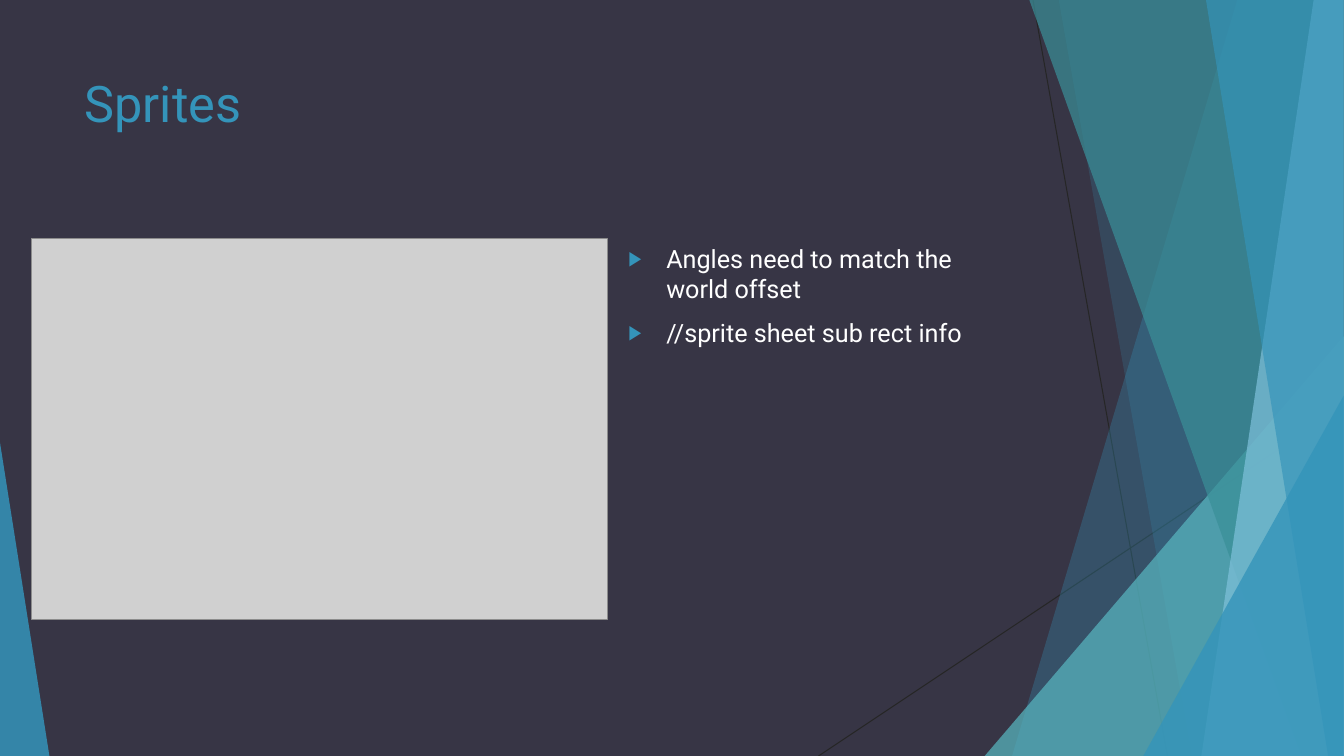
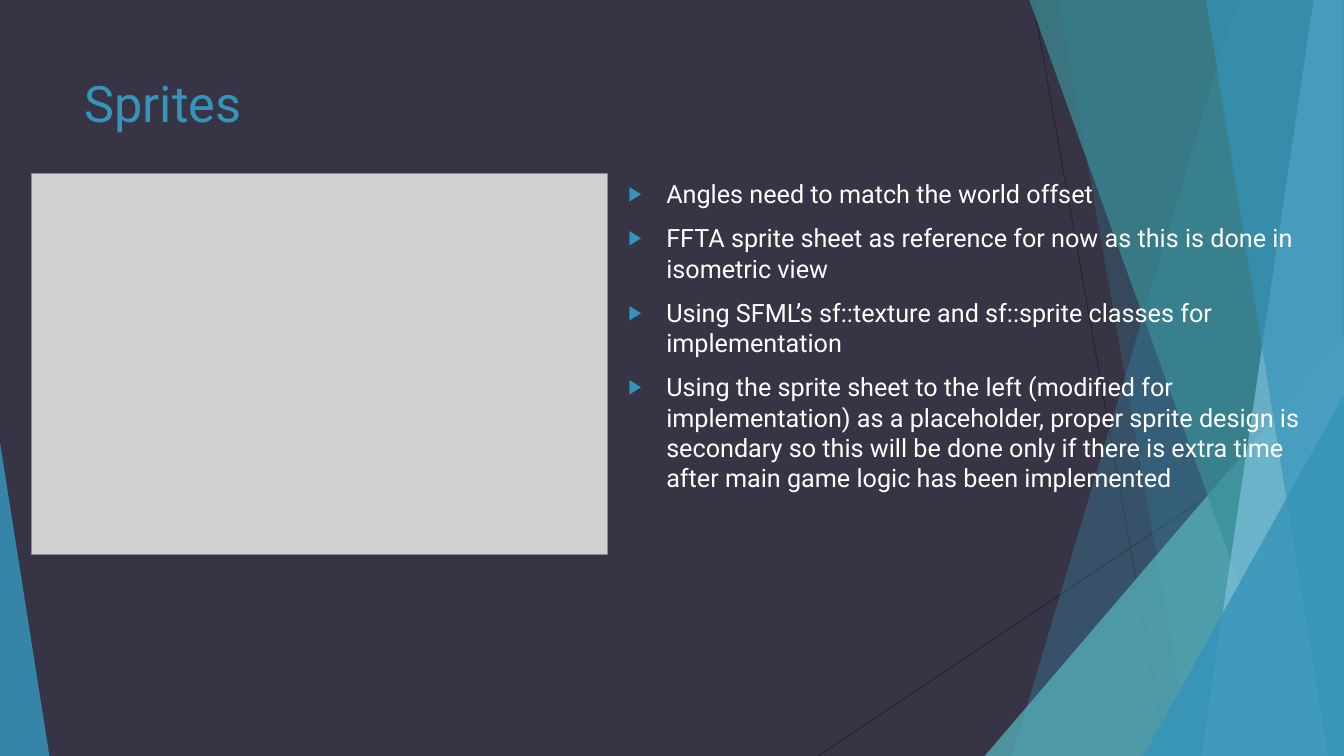
Before and after one commit to Steveo5/OneContribution, a slide deck: slide 5 of presentation.pptx. Drawn at 1344x756 pixels with LibreOffice and Linux fonts; fonts in the diff are those of the drawing; grey boxes stand for pictures. Boxes give left, top, right and bottom in pixels: in the first picture for what was removed or moved away, otherwise in the second. Text is boxed around its words. In the diff, an @@ line names an element or a change of style, - is before the commit and + after.

Commit message:
Add files via upload
added some pretty pictars, info about sprites, characters, enemies, bosses, worlds, and combat. Changer initial concept image to scan of initial writeup

```diff
--- a/presentation.pptx
+++ b/presentation.pptx
@@ picture: place and size @@
-picture at <box>32,238,608,619</box>
+picture at <box>32,173,608,555</box>
@@ text "Angles need to match the ...": place and size @@
-text "Angles need to match the ..." at <box>666,249,962,347</box>
+text "Angles need to match the ..." at <box>666,184,1299,493</box>
@@ text at <box>666,224,1299,493</box>: text changed @@
-▶ //sprite sheet sub rect info
+▶ FFTA sprite sheet as reference for now as this is done in isometric view
+▶ Using SFML’s sf::texture and sf::sprite classes for implementation
+▶ Using the sprite sheet to the left (modified for implementation) as a placeholder, proper sprite design is secondary so this will be done only if there is extra time after main game logic has been implemented
```
Also in this commit, not shown: 4 other slides changed, 1 slide added, 1 slide removed.
